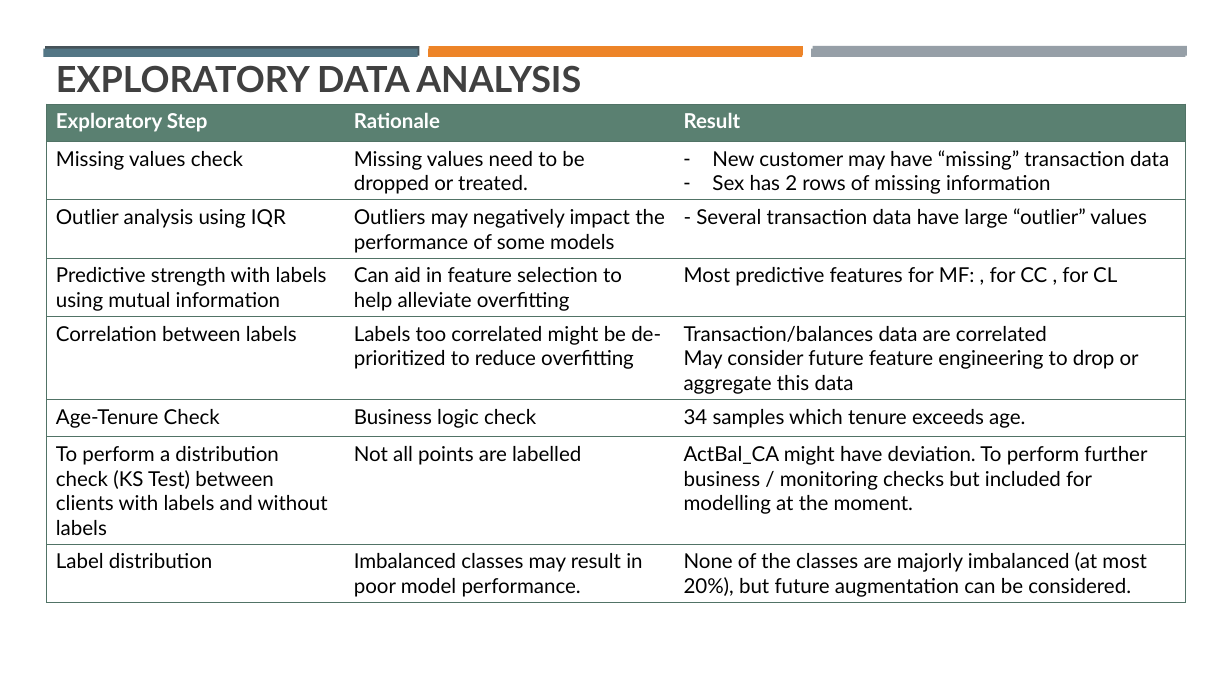
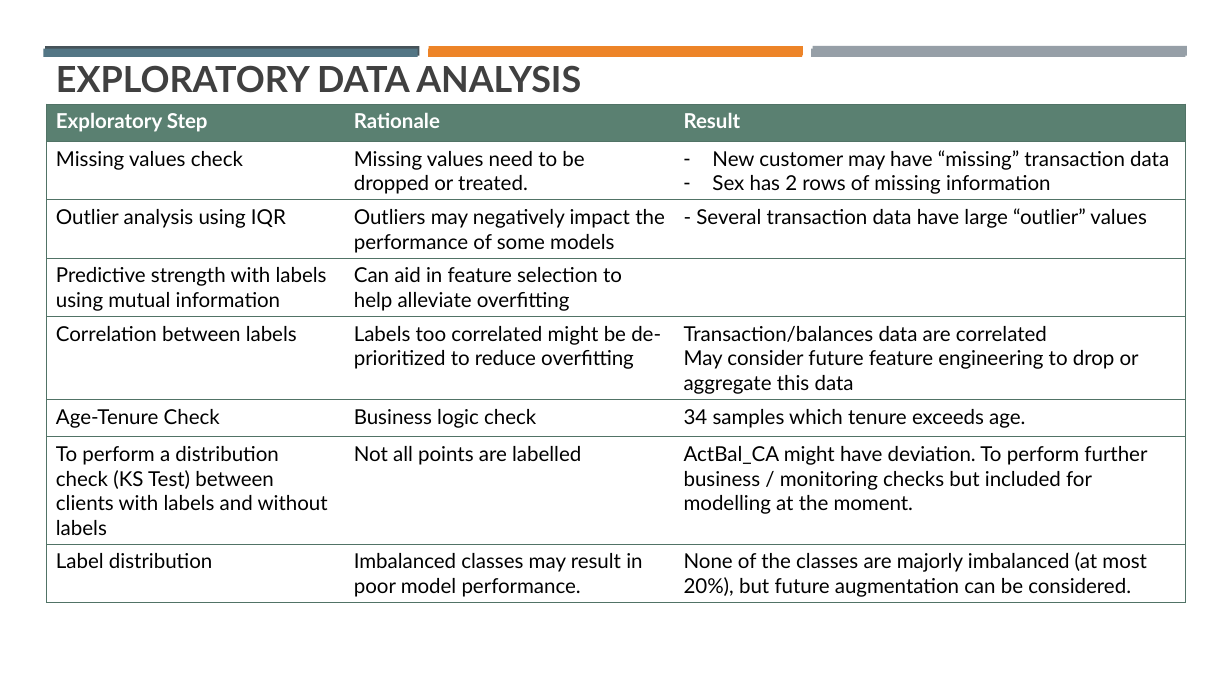
Before and after one commit to ngweixuan1/propensity_prediction, a slide deck: slide 5 of doc/documentation.pptx. Drawn at 1232x693 pixels with LibreOffice and Linux fonts; fonts in the diff are those of the drawing. Boxes give left, top, right and bottom in pixels: in the first picture for what was removed or moved away, otherwise in the second. Text is boxed around its words. In the diff, an @@ line names an element or a change of style, - is before the commit and + after.

```diff
--- a/doc/documentation.pptx
+++ b/doc/documentation.pptx
@@ table at (47, 104, 1186, 653) @@
-row 4, column 3: Most predictive features for MF: , for CC , for CL
+row 4, column 3: 
```
